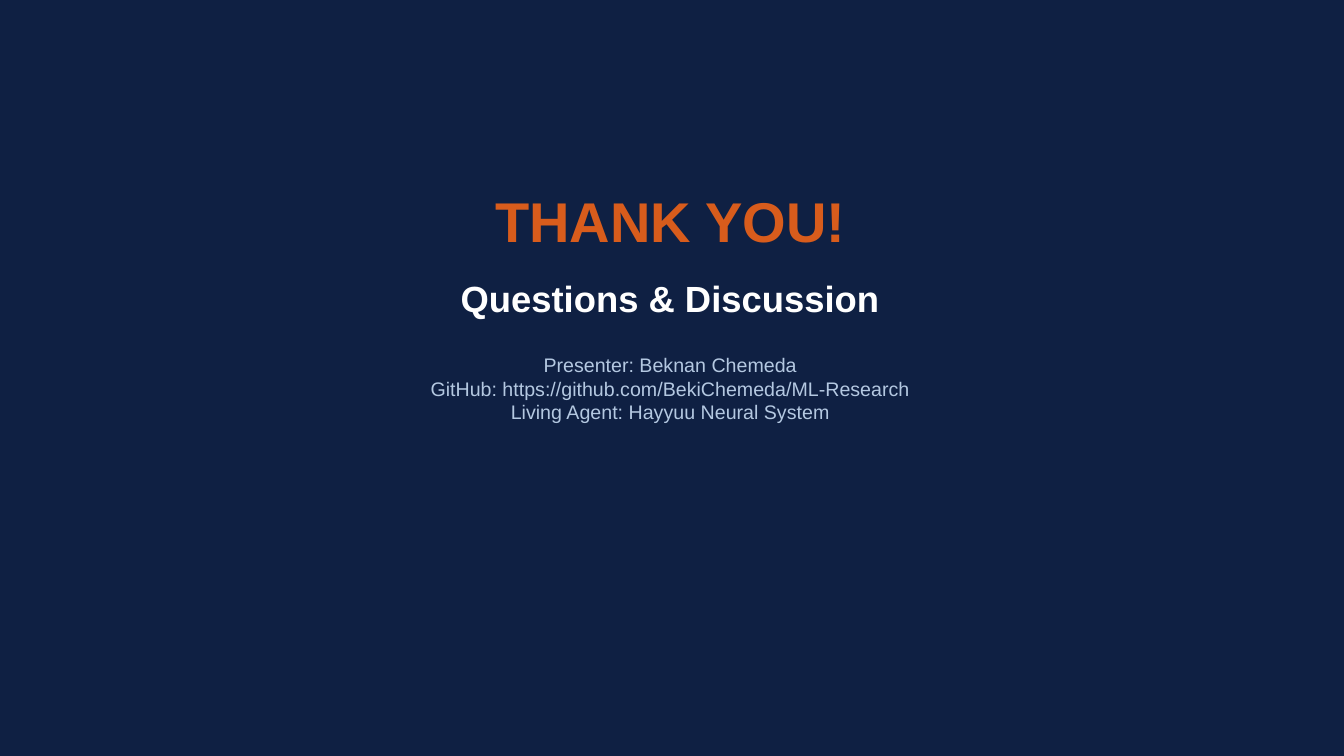
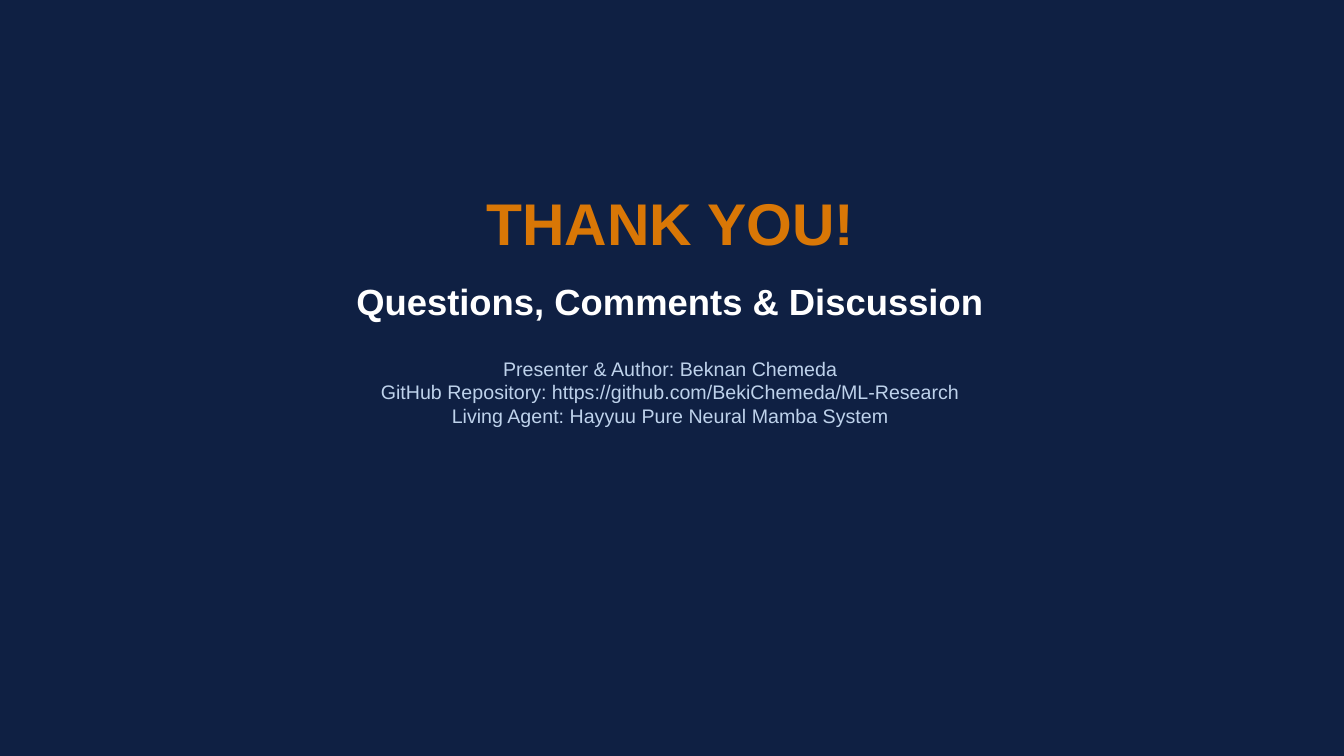
Before and after one commit to BekiChemeda/ML-Research, a slide deck: slide 31 of AMHARIC_MAMBA_PRESENTATION.pptx (slide 12 before the commit). Drawn at 1344x756 pixels with LibreOffice and Linux fonts; fonts in the diff are those of the drawing. Boxes give left, top, right and bottom in pixels: in the first picture for what was removed or moved away, otherwise in the second. Text is boxed around its words. In the diff, an @@ line names an element or a change of style, - is before the commit and + after.

Commit message:
Expand presentation slide deck to professional 31-slide conference & defense format

```diff
--- a/AMHARIC_MAMBA_PRESENTATION.pptx
+++ b/AMHARIC_MAMBA_PRESENTATION.pptx
@@ text at box(486, 204, 854, 246): size 40 to 42 pt, text colour #D85C1C to #D97706 in "THANK YOU!" @@
@@ text at box(356, 288, 983, 427): text changed; text colour #B4C8E1 to #BED2EB @@
-Questions & Discussion
-Presenter: Beknan Chemeda
-GitHub: https://github.com/BekiChemeda/ML-Research
-Living Agent: Hayyuu Neural System
+Questions, Comments & Discussion
+Presenter & Author: Beknan Chemeda
+GitHub Repository: https://github.com/BekiChemeda/ML-Research
+Living Agent: Hayyuu Pure Neural Mamba System
```
Also in this commit, not shown: 5 other slides changed, 25 slides added, 6 slides removed, 1 other file.
